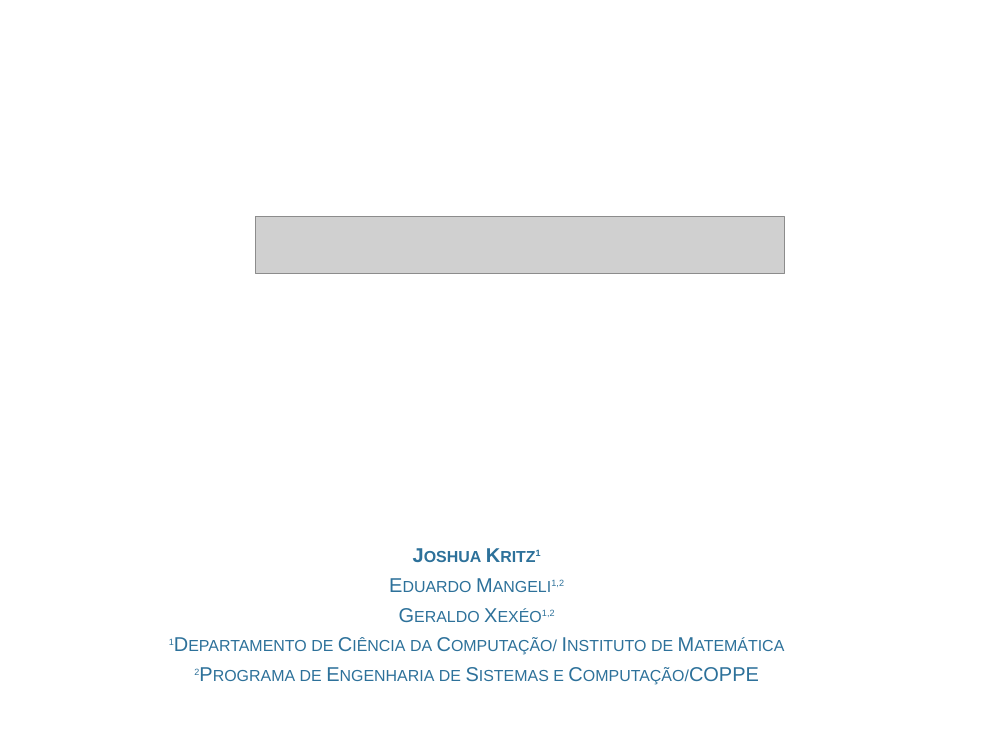
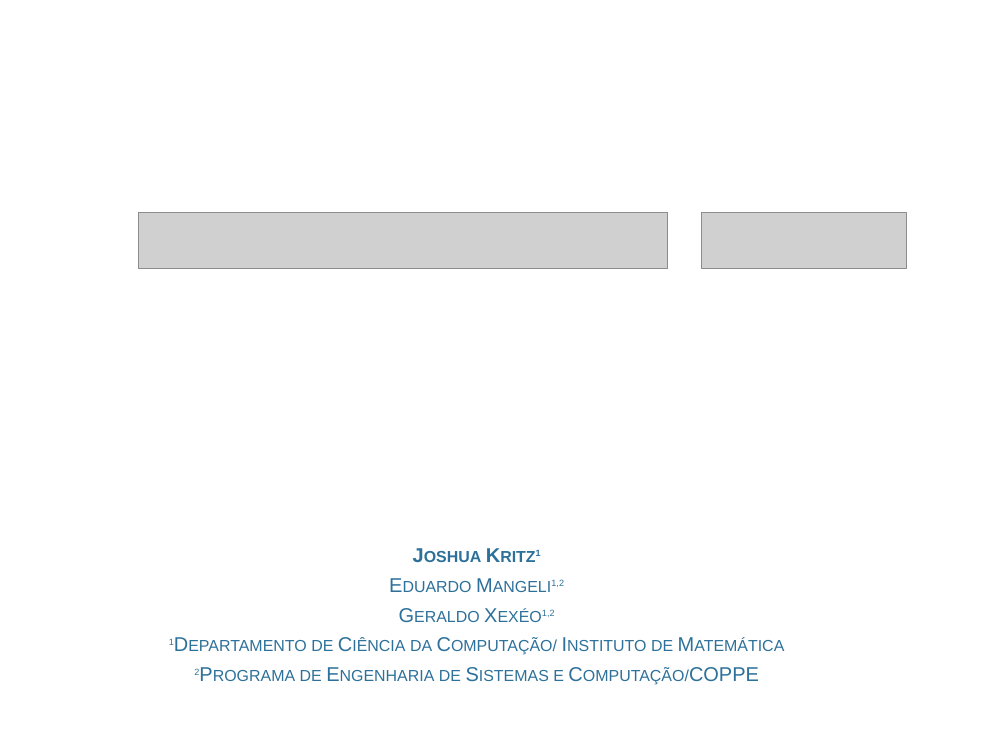
Before and after one commit to LUDES-PESC/Generico, a slide deck: slide 1 of Artigos Apresentados/SBGames2017_Onthology.pptx. Drawn at 1008x756 pixels with LibreOffice and Linux fonts; fonts in the diff are those of the drawing; grey boxes stand for pictures; background and template pictures are left out. Boxes give left, top, right and bottom in pixels: in the first picture for what was removed or moved away, otherwise in the second. Text is boxed around its words. In the diff, an @@ line names an element or a change of style, - is before the commit and + after.

Commit message:
Adição do logo da SBGames

```diff
--- a/Artigos Apresentados/SBGames2017_Onthology.pptx
+++ b/Artigos Apresentados/SBGames2017_Onthology.pptx
@@ picture moved from (x1=255, y1=217, x2=784, y2=273) to (x1=138, y1=213, x2=667, y2=269) @@
@@ picture added at (x1=702, y1=213, x2=906, y2=269) @@
```
